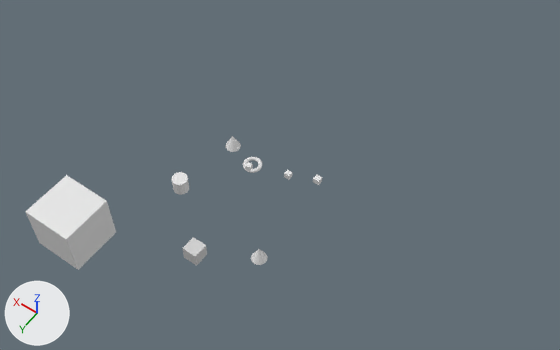
The COLLADA model resources/sample-scene.dae as it was, and as the next commit left it.
The view is the same before and after, from a 50 mm lens placed at (-27.2, 54.1, 79.2), pointed at (8.0, 4.8, 1.8). Arrows for +X, +Y and +Z are at lower left; the lights stay in place. Where no turn or scale is listed for an object, it has been applied to the vertices.

Script lines for the objects in view, before the commit:
```python
ob_cone = bpy.data.objects.new('Cone', me_cone)
ob_cone.location = (3.89, 14.89, 0.0)
ob_cone_001 = bpy.data.objects.new('Cone_001', me_cone_001)
ob_cone_001.location = (15.62, 4.64, 2.98)
ob_cube = bpy.data.objects.new('Cube', me_cube)
ob_cube.location = (10.33, 19.12, 0.0)
ob_cube_001 = bpy.data.objects.new('Cube_001', me_cube_001)
ob_cube_001.location = (6.58, 5.07, 3.1)
ob_cube_002 = bpy.data.objects.new('Cube_002', me_cube_002)
ob_cube_002.location = (10.7, 7.65, 4.37)
ob_cube_003 = bpy.data.objects.new('Cube_003', me_cube_003)
ob_cube_003.location = (3.37, 3.28, 2.58)
ob_cube_004 = bpy.data.objects.new('Cube_004', me_cube_004)
ob_cube_004.location = (24.9, 24.88, 0.63)
ob_cylinder = bpy.data.objects.new('Cylinder', me_cylinder)
ob_cylinder.location = (17.11, 13.41, 2.2)
ob_torus = bpy.data.objects.new('Torus', me_torus)
ob_torus.location = (11.84, 5.48, 1.69)
```
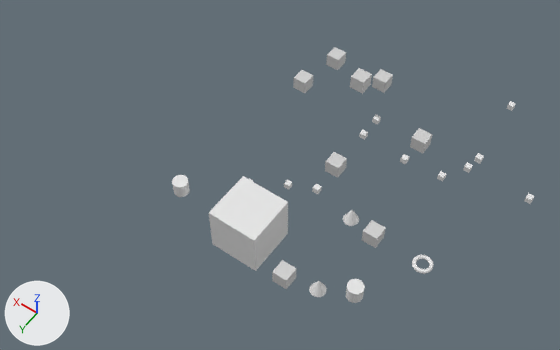
Commit message: update sample collada scene [2]

Diff of the bpy script that builds the scene:
```diff
--- a/resources/sample-scene.dae.py
+++ b/resources/sample-scene.dae.py
@@ ob_cube @@
 ob_cube = bpy.data.objects.new('Cube', me_cube)
-ob_cube.location = (10.33, 19.12, 0.0)
+ob_cube.location = (-0.61, 16.02, 1.01)
@@ ob_cone @@
 ob_cone = bpy.data.objects.new('Cone', me_cone)
-ob_cone.location = (3.89, 14.89, 0.0)
+ob_cone.location = (-4.59, 14.89, 1.0)
@@ ob_torus @@
 ob_torus = bpy.data.objects.new('Torus', me_torus)
-ob_torus.location = (11.84, 5.48, 1.69)
+ob_torus.location = (-12.97, 5.48, 1.08)
@@ ob_cylinder @@
 ob_cylinder = bpy.data.objects.new('Cylinder', me_cylinder)
-ob_cylinder.location = (17.11, 13.41, 2.2)
+ob_cylinder.location = (17.11, 13.41, 1.67)
@@ ob_cube_001 @@
 ob_cube_001 = bpy.data.objects.new('Cube_001', me_cube_001)
-ob_cube_001.location = (6.58, 5.07, 3.1)
+ob_cube_001.location = (6.58, 5.07, 1.09)
@@ ob_cube_002 @@
 ob_cube_002 = bpy.data.objects.new('Cube_002', me_cube_002)
-ob_cube_002.location = (10.7, 7.65, 4.37)
+ob_cube_002.location = (10.7, 7.65, 1.08)
@@ ob_cone_001 @@
 ob_cone_001 = bpy.data.objects.new('Cone_001', me_cone_001)
-ob_cone_001.location = (15.62, 4.64, 2.98)
+ob_cone_001.location = (-2.58, 4.64, 1.58)
@@ ob_cube_003 @@
 ob_cube_003 = bpy.data.objects.new('Cube_003', me_cube_003)
-ob_cube_003.location = (3.37, 3.28, 2.58)
+ob_cube_003.location = (3.37, 3.28, 0.69)
@@ ob_cube_004 @@
 ob_cube_004 = bpy.data.objects.new('Cube_004', me_cube_004)
-ob_cube_004.location = (24.9, 24.88, 0.63)
+ob_cube_004.location = (7.17, 12.42, 0.63)
@@ ob_cylinder_001 @@
+ob_cylinder_001 = bpy.data.objects.new('Cylinder_001', me_cylinder.copy())  # the mesh of ob_cylinder
+ob_cylinder_001.location = (-8.58, 13.41, 1.67)
@@ ob_cube_005 @@
+ob_cube_005 = bpy.data.objects.new('Cube_005', me_cube_003.copy())  # the mesh of ob_cube_003
+ob_cube_005.location = (-19.09, -10.9, 0.69)
@@ ob_cube_006 @@
+ob_cube_006 = bpy.data.objects.new('Cube_006', me_cube_003.copy())  # the mesh of ob_cube_003
+ob_cube_006.location = (-10.56, -10.9, 0.69)
@@ ob_cube_007 @@
+ob_cube_007 = bpy.data.objects.new('Cube_007', me_cube_003.copy())  # the mesh of ob_cube_003
+ob_cube_007.location = (-7.89, -9.63, -1.77)
@@ ob_cube_008 @@
+ob_cube_008 = bpy.data.objects.new('Cube_008', me_cube_003.copy())  # the mesh of ob_cube_003
+ob_cube_008.location = (-11.39, -11.6, 2.47)
@@ ob_cube_009 @@
+ob_cube_009 = bpy.data.objects.new('Cube_009', me_cube_009)  # a box spanning x -1.0..1.0, y -1.0..1.0, z -1.0..1.0; in mat_material_001 (light grey #d1d1d1)
+ob_cube_009.location = (-5.9, 4.75, 0.34)
@@ ob_cube_010 @@
+ob_cube_010 = bpy.data.objects.new('Cube_010', me_cube_010)  # a box spanning x -1.0..1.0, y -1.0..1.0, z -1.0..1.0; in mat_material_002 (light grey #d1d1d1)
+ob_cube_010.location = (14.47, -18.31, 0.34)
@@ ob_cube_011 @@
+ob_cube_011 = bpy.data.objects.new('Cube_011', me_cube_011)  # a box spanning x -1.0..1.0, y -1.0..1.0, z -1.0..1.0; in mat_material_003 (light grey #d1d1d1)
+ob_cube_011.location = (6.65, -18.31, 0.34)
@@ ob_cube_012 @@
+ob_cube_012 = bpy.data.objects.new('Cube_012', me_cube_012)  # a box spanning x -1.0..1.0, y -1.0..1.0, z -1.0..1.0; in mat_material_004 (light grey #d1d1d1)
+ob_cube_012.location = (3.77, -1.74, 0.2)
@@ ob_cube_013 @@
+ob_cube_013 = bpy.data.objects.new('Cube_013', me_cube_013)  # a box spanning x -1.0..1.0, y -1.0..1.0, z -1.0..1.0; in mat_material_005 (light grey #d1d1d1)
+ob_cube_013.location = (15.73, -11.68, 0.34)
@@ ob_cube_014 @@
+ob_cube_014 = bpy.data.objects.new('Cube_014', me_cube_014)  # a box spanning x -1.0..1.0, y -1.0..1.0, z -1.0..1.0; in mat_material_006 (light grey #d1d1d1)
+ob_cube_014.location = (6.65, -11.68, 5.78)
@@ ob_cube_015 @@
+ob_cube_015 = bpy.data.objects.new('Cube_015', me_cube_015)  # a box spanning x -1.0..1.0, y -1.0..1.0, z -1.0..1.0; in mat_material_007 (light grey #d1d1d1)
+ob_cube_015.location = (-3.3, -11.68, 0.34)
@@ ob_cube_016 @@
+ob_cube_016 = bpy.data.objects.new('Cube_016', me_cube_003.copy())  # the mesh of ob_cube_003
+ob_cube_016.location = (-10.4, -24.12, 0.69)
@@ ob_cube_017 @@
+ob_cube_017 = bpy.data.objects.new('Cube_017', me_cube_003.copy())  # the mesh of ob_cube_003
+ob_cube_017.location = (3.37, -11.2, 0.69)
@@ ob_cube_018 @@
+ob_cube_018 = bpy.data.objects.new('Cube_018', me_cube_003.copy())  # the mesh of ob_cube_003
+ob_cube_018.location = (-3.5, -6.62, 1.65)
@@ ob_cube_019 @@
+ob_cube_019 = bpy.data.objects.new('Cube_019', me_cube_003.copy())  # the mesh of ob_cube_003
+ob_cube_019.location = (3.37, -7.89, 0.69)
```

What differs and where, as boxes (x1, y1, x2, y2) in the pictures (560 x 350 px):
'Cube_004', moved
    before: (26, 175, 116, 270)
    after: (209, 176, 288, 271)
'Cube', moved
    before: (182, 237, 207, 265)
    after: (272, 260, 296, 289)
'Cube_009', added
    after: (362, 220, 386, 248)
'Cone', moved
    before: (251, 249, 268, 265)
    after: (309, 281, 327, 297)
'Cube_012', added
    after: (325, 152, 347, 178)
'Cube_014', added
    after: (350, 68, 372, 94)
'Cylinder_001', added
    after: (346, 279, 365, 303)
'Torus', moved
    before: (243, 157, 262, 173)
    after: (412, 255, 433, 274)
'Cube_015', added
    after: (410, 128, 432, 153)
'Cylinder', moved
    before: (172, 172, 189, 195)
    after: (172, 175, 190, 197)
'Cone_001', moved
    before: (225, 136, 241, 152)
    after: (343, 210, 359, 226)
'Cube_013', added
    after: (293, 70, 313, 93)
'Cube_011', added
    after: (372, 69, 393, 93)
'Cube_010', added
    after: (326, 47, 346, 70)
'Cube_003', moved
    before: (313, 175, 322, 185)
    after: (312, 184, 322, 194)
'Cube_001', moved
    before: (284, 170, 292, 180)
    after: (284, 180, 292, 190)
'Cube_018', added
    after: (400, 154, 409, 165)
'Cube_005', added
    after: (524, 193, 534, 204)
'Cube_008', added
    after: (474, 153, 484, 164)
'Cube_006', added
    after: (463, 162, 473, 173)
'Cube_019', added
    after: (359, 130, 368, 140)
'Cube_017', added
    after: (372, 115, 381, 124)
'Cube_007', added
    after: (437, 171, 446, 181)
'Cube_016', added
    after: (506, 101, 516, 111)
'Cube_002', moved (not visible afterwards)
    before: (245, 162, 253, 171)
